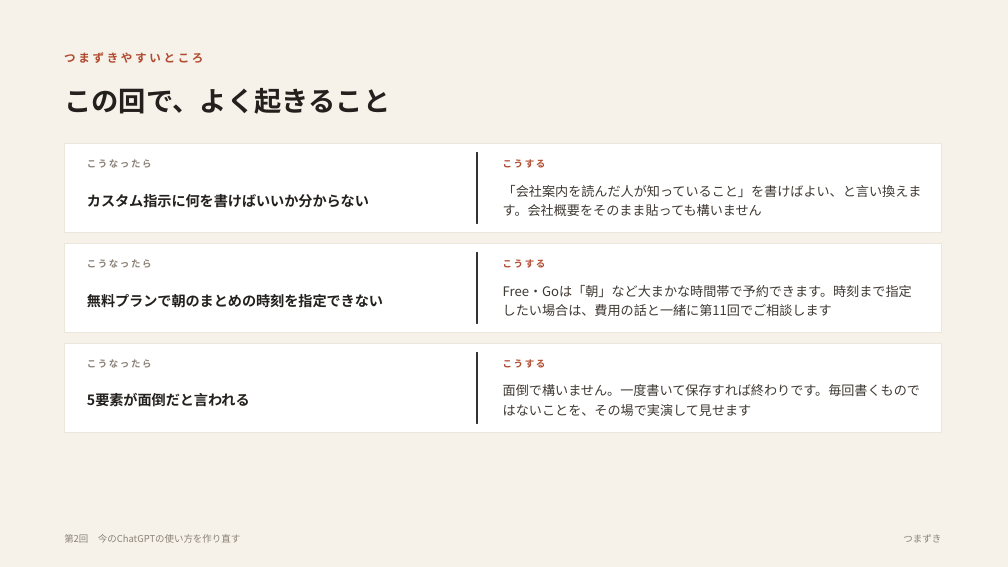
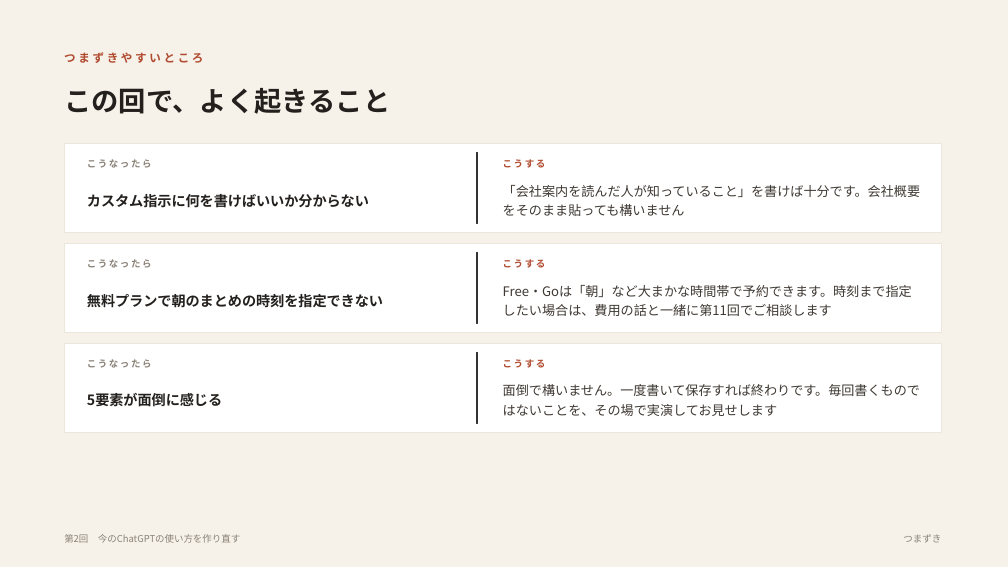
Before and after one commit to yusuke-aoki-bit/founders-ai-program, a slide deck: slide 8 of slides/pptx/第02回_今のChatGPTの使い方を作り直す.pptx. Drawn at 1008x567 pixels with LibreOffice and Linux fonts; fonts in the diff are those of the drawing. Boxes give left, top, right and bottom in pixels: in the first picture for what was removed or moved away, otherwise in the second. Text is boxed around its words. In the diff, an @@ line names an element or a change of style, - is before the commit and + after.

```diff
--- a/slides/pptx/第02回_今のChatGPTの使い方を作り直す.pptx
+++ b/slides/pptx/第02回_今のChatGPTの使い方を作り直す.pptx
@@ text at box(503, 185, 920, 216): text changed @@
-「会社案内を読んだ人が知っていること」を書けばよい、と言い換えます。会社概要をそのまま貼っても構いません
+「会社案内を読んだ人が知っていること」を書けば十分です。会社概要をそのまま貼っても構いません
@@ text at box(503, 384, 920, 416): text changed @@
-面倒で構いません。一度書いて保存すれば終わりです。毎回書くものではないことを、その場で実演して見せます
+面倒で構いません。一度書いて保存すれば終わりです。毎回書くものではないことを、その場で実演してお見せします
@@ text at box(87, 393, 222, 407): text changed @@
-5要素が面倒だと言われる
+5要素が面倒に感じる
```
Also in this commit, not shown: 1 other slide changed, 1 other file.
